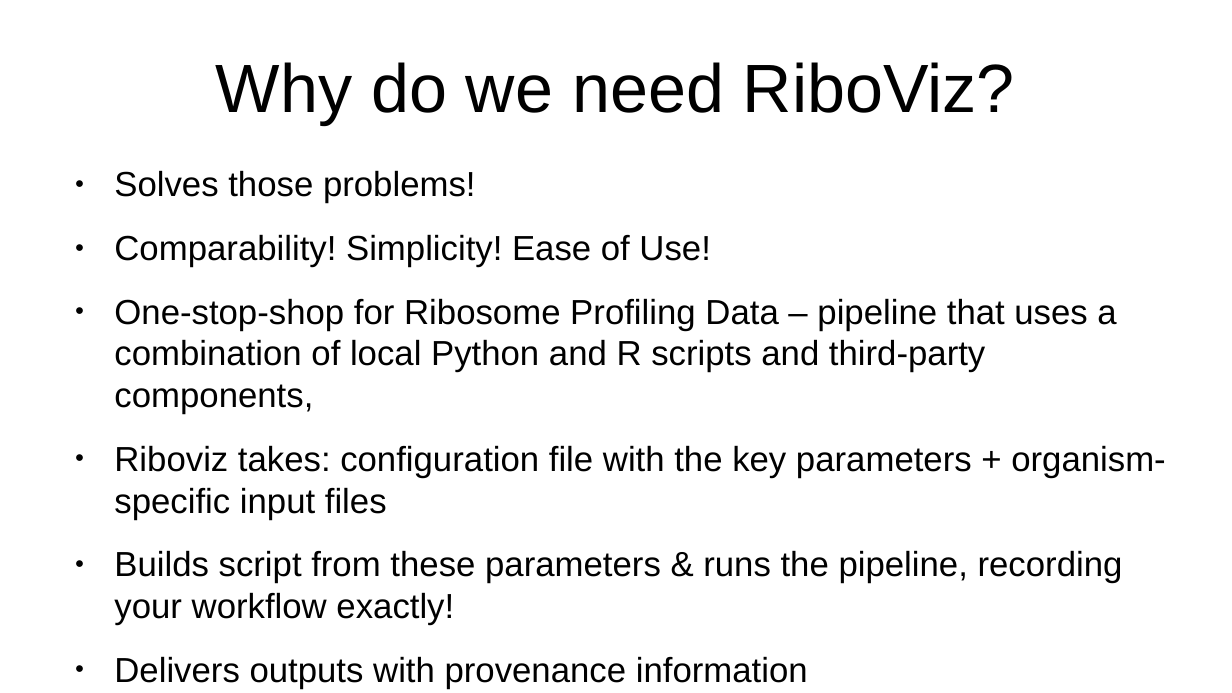
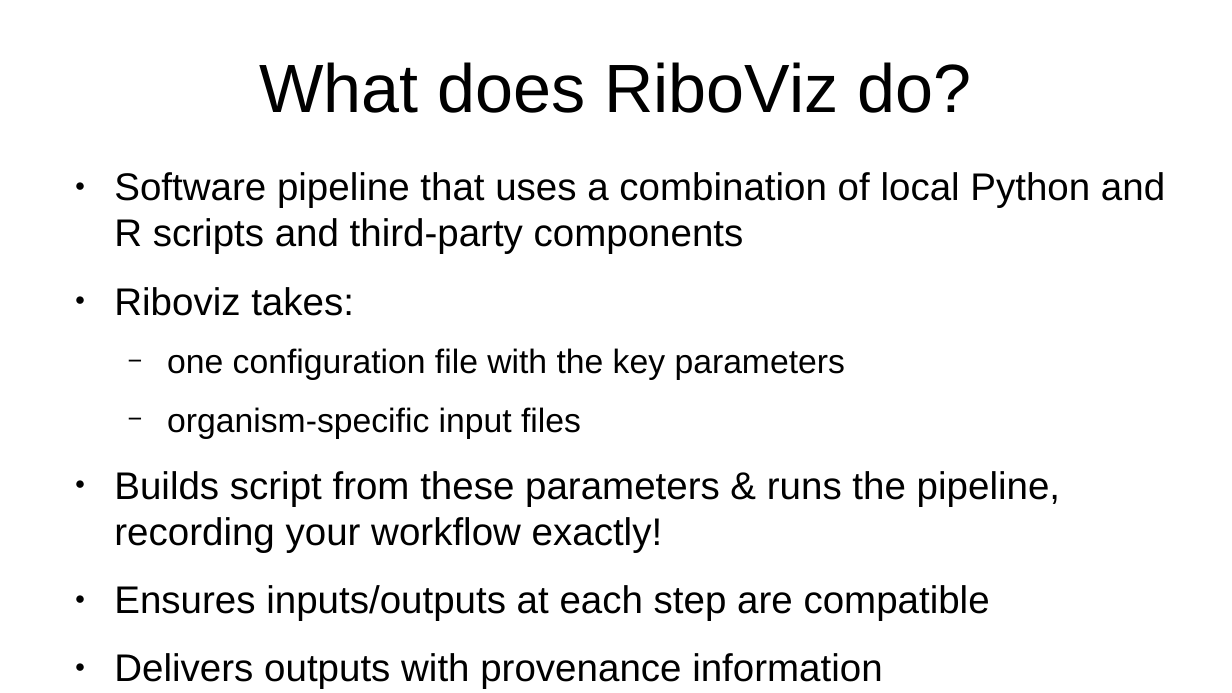
Before and after one commit to FlicAnderson/LabTalk-RiboViz, a slide deck: slide 16 of LabTalk.odp (slide 18 before the commit). Drawn at 1232x693 pixels with LibreOffice and Linux fonts; fonts in the diff are those of the drawing. Boxes give left, top, right and bottom in pixels: in the first picture for what was removed or moved away, otherwise in the second. Text is boxed around its words. In the diff, an @@ line names an element or a change of style, - is before the commit and + after.

```diff
--- a/LabTalk.odp
+++ b/LabTalk.odp
@@ title at bbox=[259, 62, 971, 113]: text changed @@
-Why do we need RiboViz?
+What does RiboViz do?
@@ text at bbox=[114, 172, 1165, 439]: text changed; size 22.4 to 24.8 pt @@
-● Solves those problems!
-● Comparability! Simplicity! Ease of Use!
-● One-stop-shop for Ribosome Profiling Data – pipeline that uses a combination of local Python and R scripts and third-party components,
-● Riboviz takes: configuration file with the key parameters + organism-specific input files
+● Software pipeline that uses a combination of local Python and R scripts and third-party components
+● Riboviz takes:
+  − one configuration file with the key parameters
+  − organism-specific input files
@@ text at bbox=[114, 471, 1060, 689]: size 22.4 to 24.8 pt in "Builds script from these parameters & runs ...", "Delivers outputs with provenance information" @@
@@ text at bbox=[114, 585, 990, 621]: paragraph added @@
+● Ensures inputs/outputs at each step are compatible
```
Also in this commit, not shown: 21 other slides changed, 4 slides added, 10 slides removed.
